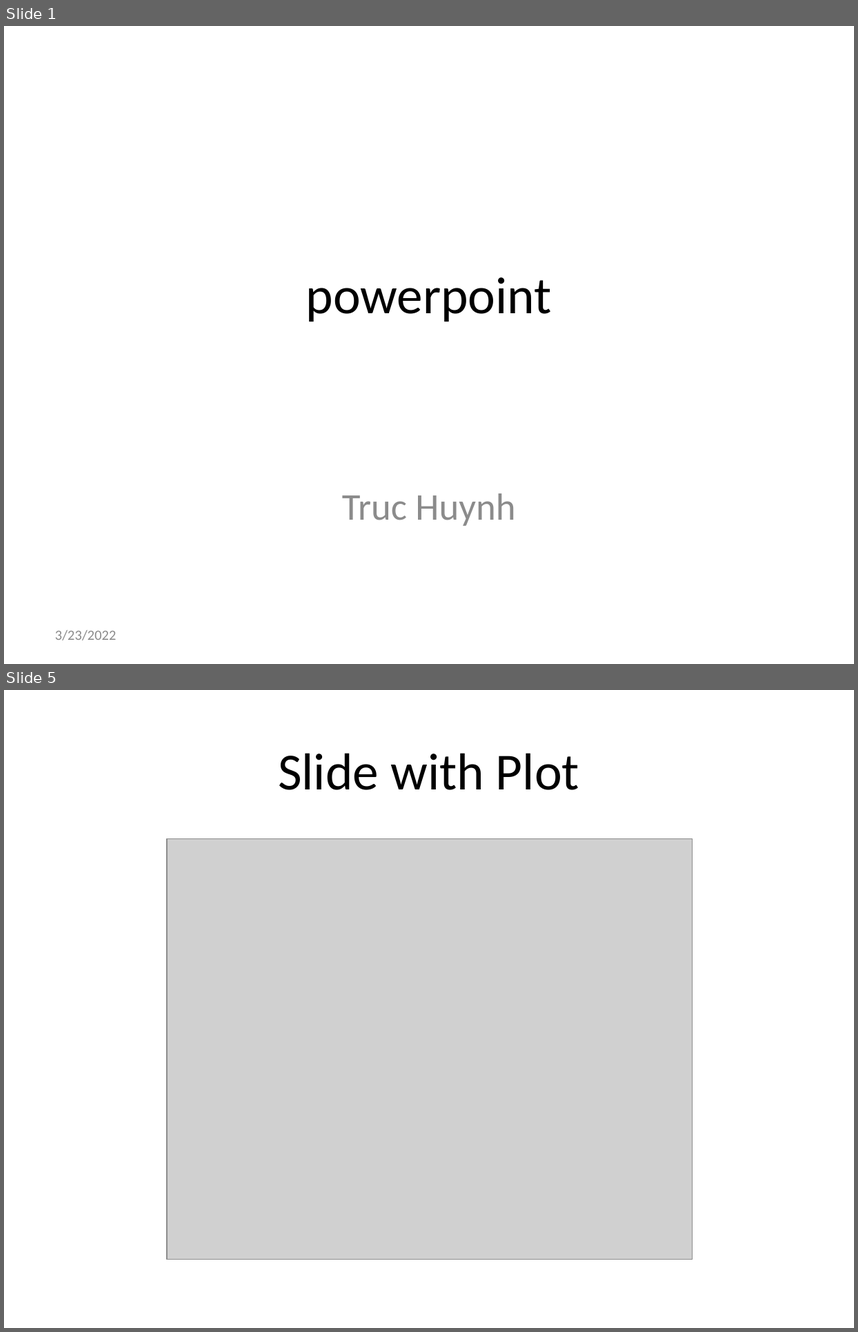
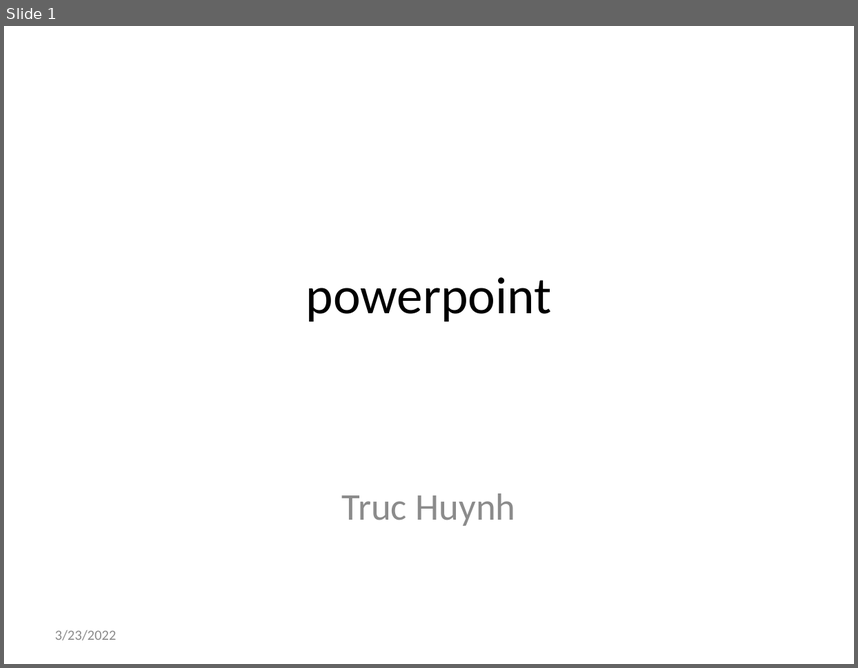
Before and after one commit to jackyhuynh/SecurityTesting, a slide deck: powerpoint.pptx. Shown one above the other, each under a label of ours: slides 1 and 5 before the commit, slide 1 after it; the slides between them are not shown. The pictures are 858x1332 and 858x668 pixels, drawn with LibreOffice and Linux fonts; fonts in the diff are those of the drawing; grey boxes stand for pictures. Boxes give left, top, right and bottom in pixels: in the first picture for what was removed or moved away, otherwise in the second. Text is boxed around its words. In the diff, an @@ line names an element or a change of style, - is before the commit and + after.

```diff
--- a/powerpoint.pptx
+++ b/powerpoint.pptx
@@ slide 5 removed at bbox=[4, 690, 854, 1328], background #FFFFFF @@
@@ title removed at bbox=[278, 753, 579, 790] @@
-Slide with Plot
@@ picture removed at bbox=[168, 839, 693, 1259] @@
```
Also in this commit, not shown: 9 slides added, 3 other slides removed.
